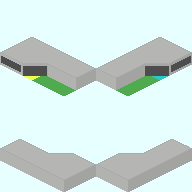
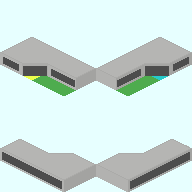
Layer changes from the first w=192, h=192 image to the second:
removed layer "クリップボード" over [171, 56, 191, 72]
painted on "Base_Plate_1x2.png" over [1, 56, 190, 189]
